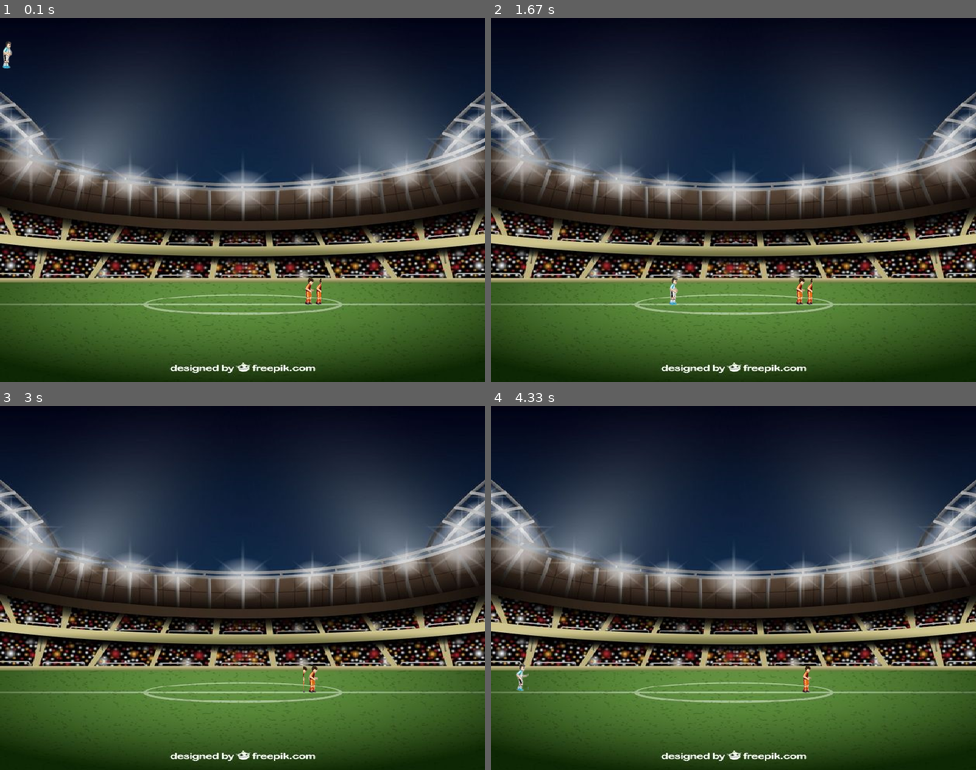
Above: before the commit, frames 1-4 (two rows, left to right).
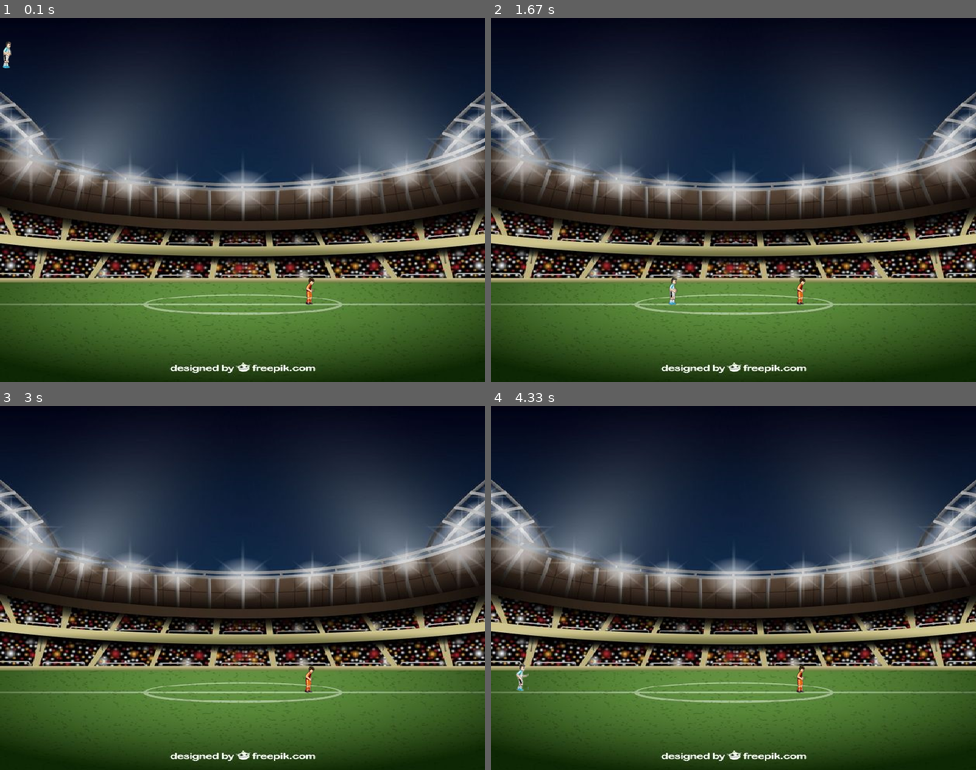
Above: after the commit, the same moments.

Repository: santiagovallina/pygame
Game: pygame game, started from main.py
The game is run twice, just before and just after one commit, with the same random seed, the same clock (stepped at 60 frames per second) and the same inputs.
Inputs:
- Up to frame 1 (0.1 s): no input
- Up to frame 2 (1.67 s): hold Right 0.33-0.8 s; hold Up 0.83-1.13 s; hold Right 1.17-1.63 s
- Up to frame 3 (3 s): hold Left 1.67-2.2 s; hold Left 2.23-2.63 s; hold Up from 2.67 s (still down)
- Up to frame 4 (4.33 s): release Up at 3.03 s; hold Right 3.07-3.7 s; hold Left 3.73-4.2 s; hold Right from 4.23 s (still down)

The runs differ from the first frame. In frame 1, 0.2% of the frame differs, in the area x 0-67%, y 7-79%; in frame 2, 0.2%, in the area x 36-67%, y 71-79%; in frame 3, 0.2%; in frame 4, 0.2%.

Commit message:
cambie sprites de los 2 jugadores

Diff:
--- a/models/player/main_player.py
+++ b/models/player/main_player.py
@@ -7,8 +7,8 @@
 class Jugador:
 
     def __init__(self, coord_x, coord_y, frame_rate = 800, speed_walk = 6, speed_run = 12, gravity = 30, jump = 30):
-        self.__iddle_r = sf.get_surface_from_spritesheet('assets/img/player/idle/idle.png', 4, 1)
-        self.__iddle_l = sf.get_surface_from_spritesheet('assets/img/player/idle/idle.png', 4, 1, flip=True)
+        self.__iddle_r = sf.get_surface_from_spritesheet('assets/img/player/idle/idle_2.png', 3, 1)
+        self.__iddle_l = sf.get_surface_from_spritesheet('assets/img/player/idle/idle_2.png', 3, 1, flip=True)
         self.__walk_r = sf.get_surface_from_spritesheet('assets/img/player/walk/walk.png', 8, 1)
         self.__walk_l = sf.get_surface_from_spritesheet('assets/img/player/walk/walk.png', 8, 1, flip=True)
         self.__run_r = sf.get_surface_from_spritesheet('assets/img/player/run/run.png', 10, 1)
--- a/models/villian/main_villian.py
+++ b/models/villian/main_villian.py
@@ -6,8 +6,8 @@
 class Villian:
 
     def __init__(self, coord_x, coord_y, frame_rate = 800, speed_walk = 6, speed_run = 12, gravity = 30, jump = 32):
-        self.__iddle_r = sf.get_surface_from_spritesheet('assets/img/villano/idle/idle.png', 3, 1)
-        self.__iddle_l = sf.get_surface_from_spritesheet('assets/img/villano/idle/idle.png', 3, 1, flip=True)
+        self.__iddle_r = sf.get_surface_from_spritesheet('assets/img/villano/idle/idle_2.png', 3, 1)
+        self.__iddle_l = sf.get_surface_from_spritesheet('assets/img/villano/idle/idle_2.png', 3, 1, flip=True)
         self.__walk_r = sf.get_surface_from_spritesheet('assets/img/villano/walk/walk.png', 8, 1)
         self.__walk_l = sf.get_surface_from_spritesheet('assets/img/villano/walk/walk.png', 8, 1, flip=True)
         self.__run_r = sf.get_surface_from_spritesheet('assets/img/villano/run/run.png', 10, 1)
@@ -26,6 +26,7 @@
         self.__actual_img_animation = self.__actual_animation[self.__initial_frame]
         self.__rect = self.__actual_img_animation.get_rect()
         self.__is_looking_right = True
+        self.__destination = (coord_x, coord_y)
 
 
     def __set_x_animations_preset(self, move_x, animation_list: list[pg.surface.Surface], look_r: bool):
Binary file added: assets/img/player/idle/idle_2.png
Binary file added: assets/img/villano/idle/idle_2.png
